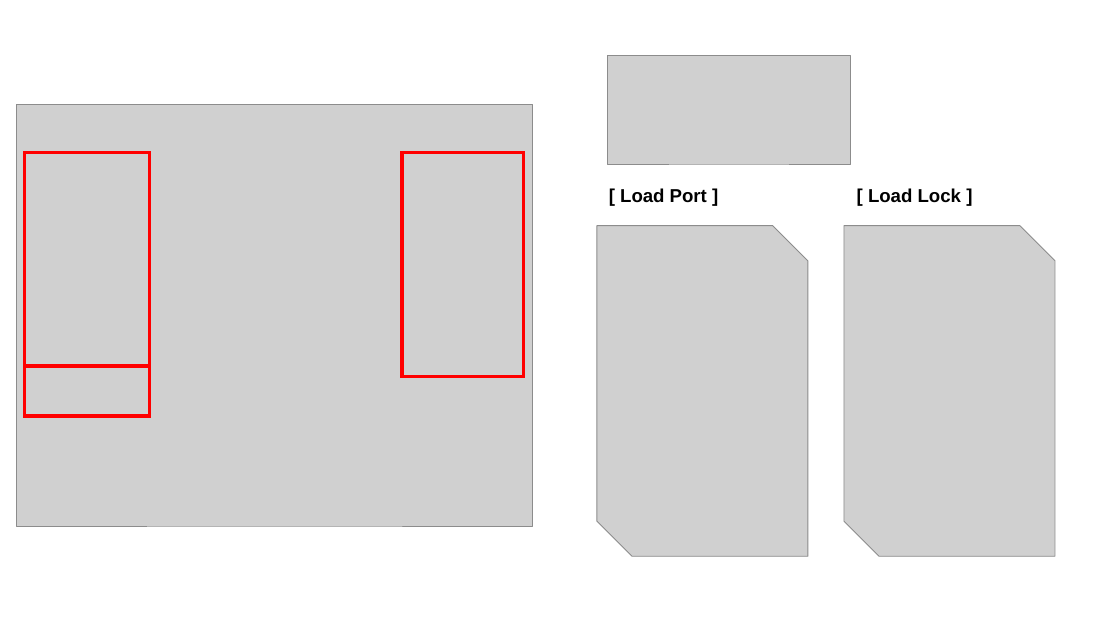
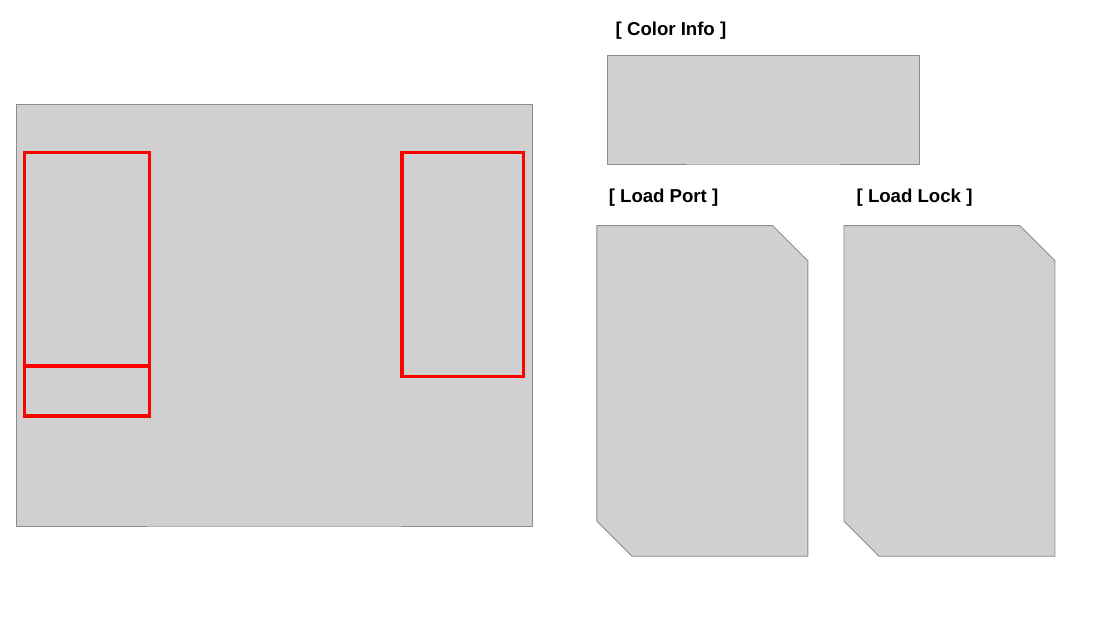
Before and after one commit to SaintSeong/JusungProject, a slide deck: slide 4 of A조 발표/A조 폼보드.pptx. Drawn at 1120x630 pixels with LibreOffice and Linux fonts; fonts in the diff are those of the drawing; grey boxes stand for pictures. Boxes give left, top, right and bottom in pixels: in the first picture for what was removed or moved away, otherwise in the second. Text is boxed around its words. In the diff, an @@ line names an element or a change of style, - is before the commit and + after.

```diff
--- a/A조 발표/A조 폼보드.pptx
+++ b/A조 발표/A조 폼보드.pptx
@@ text added at <box>627,21,715,36</box>, 16 pt, text #000000, bold @@
+[ Color Info ]
@@ picture: place and size @@
-picture at <box>607,55,850,165</box>
+picture at <box>607,55,920,165</box>
```
Also in this commit, not shown: 2 other slides changed, 1 slide added, 1 slide removed, 2 other files.
